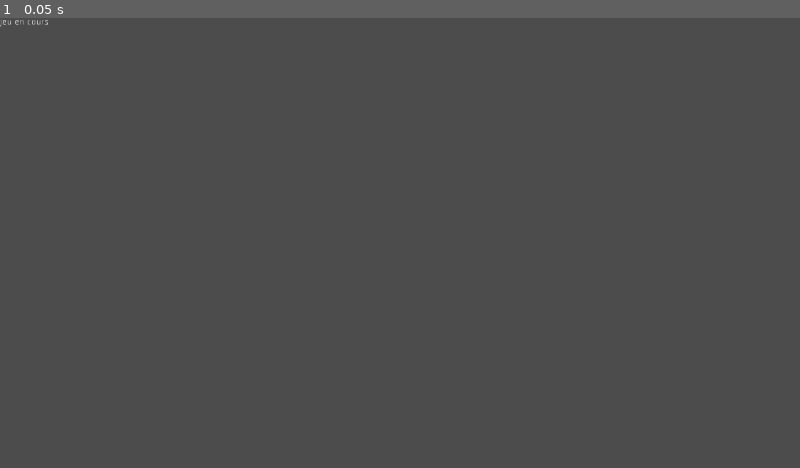
Above: before the commit, frame 1.
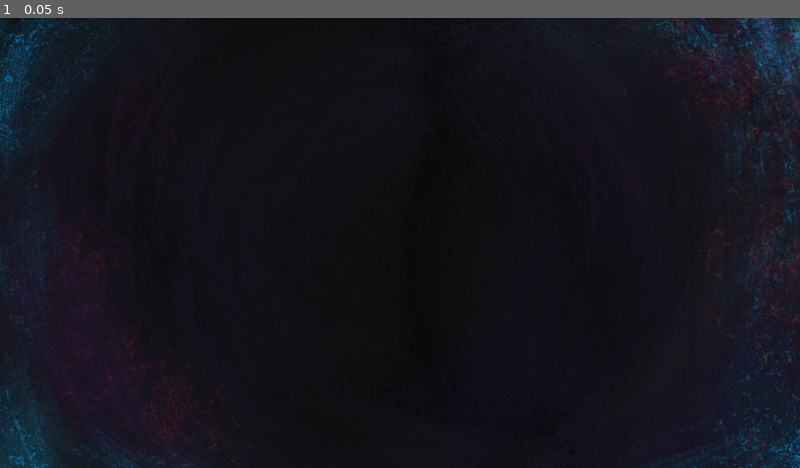
Above: after the commit, the same moment.

Repository: Kalaxia/client
Game: Godot game, scene res://game/game.tscn
Two runs of this game, one before a commit and one after it. Both use one fixed random seed, a clock stepped at 60 frames per second and the inputs below. This scene is started directly instead of the project's main scene.
Inputs:
- Up to frame 1 (0.05 s): no input

The runs differ from the first frame. In frame 1, 100% of the frame differs, in the area x 0-100%, y 0-100%.
Error after the commit: Invalid get index 'systems' (on base: 'Nil'). (res://game/game.gd:12)

Commit message:
Implement basic map systems positionning

Diff:
--- a/game/game.gd
+++ b/game/game.gd
@@ -2,5 +2,15 @@
 
 signal scene_requested(scene)
 
+var system_scene = preload("res://game/map/system.tscn")
+
 func _ready():
-	pass
+	draw_systems()
+
+func draw_systems():
+	var map = $Map
+	for i in Store._state.game.systems.keys():
+		var system = system_scene.instance()
+		system.set_name(Store._state.game.systems[i].id)
+		system.system = Store._state.game.systems[i]
+		$Map.add_child(system)
--- a/game/game.tscn
+++ b/game/game.tscn
@@ -1,14 +1,21 @@
-[gd_scene load_steps=2 format=2]
+[gd_scene load_steps=3 format=2]
 
 [ext_resource path="res://game/game.gd" type="Script" id=1]
+[ext_resource path="res://resources/assets/2d/background_general.png" type="Texture" id=2]
 
 [node name="Game" type="Node2D"]
 script = ExtResource( 1 )
 
-[node name="Label" type="Label" parent="."]
-margin_right = 40.0
-margin_bottom = 14.0
-text = "Jeu en cours"
+[node name="Background" type="Sprite" parent="."]
+scale = Vector2( 0.666705, 0.66642 )
+texture = ExtResource( 2 )
+centered = false
+
+[node name="Map" type="MarginContainer" parent="."]
+margin_left = 400.0
+margin_top = 100.0
+margin_right = 900.0
+margin_bottom = 600.0
 __meta__ = {
 "_edit_use_anchors_": false
 }
--- /dev/null
+++ b/game/map/system.gd
@@ -0,0 +1,13 @@
+extends Node2D
+
+var system = null
+
+func _ready():
+	set_position(Vector2(system.coordinates.x * 50, system.coordinates.y * 50))
+	init_color()
+	pass
+
+func init_color():
+	$StarLight.set_color(Color(255,255,255))
+	if system.player != null:
+		$StarLight.set_color(Color(255,0,0))
--- /dev/null
+++ b/game/map/system.tscn
@@ -0,0 +1,19 @@
+[gd_scene load_steps=4 format=2]
+
+[ext_resource path="res://game/map/system.gd" type="Script" id=1]
+
+[sub_resource type="Gradient" id=1]
+offsets = PoolRealArray( 0, 0.412903 )
+
+[sub_resource type="GradientTexture" id=2]
+gradient = SubResource( 1 )
+width = 5
+
+[node name="System" type="Node2D"]
+script = ExtResource( 1 )
+
+[node name="StarLight" type="Light2D" parent="."]
+scale = Vector2( 1, 5 )
+texture = SubResource( 2 )
+energy = 5.0
+range_height = 5.0
Binary file added: resources/assets/2d/background_general.png
Not shown, added: resources/assets/2d/background_general.png.import
